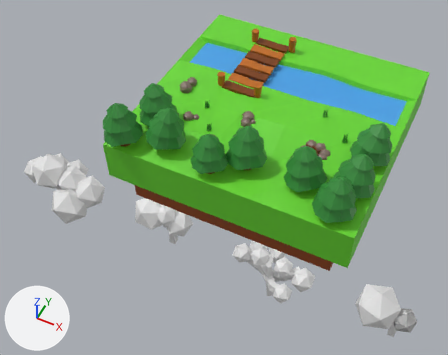
The Blender file model 3D/arbres.blend: old version first, new version second.
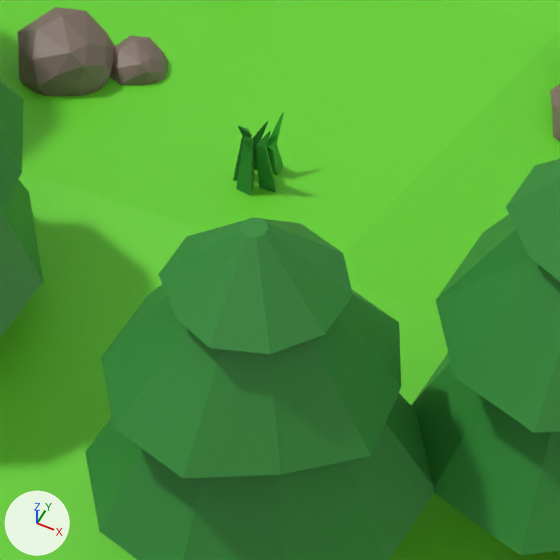
The first picture shows the older version from a camera (50 mm lens) standing at (-1.16, -24.83, 41.19) and looking at (-11.77, -3.61, 14.66). The close-ups show the older and then the newer version on the part from 40% to 54% of the width and 31% to 48% of the height of that picture. Only the edits that show in the close-ups are written down. Every picture has the same lights, and +X, +Y and +Z are marked at lower left.

In view in the first close-up: 'Cylinder.017', 'Cylinder.019', 'Cylinder.020', 'arbre', 'arbre.004', 'arbre.007', 'base 2', 'pierre.012', 'pierre.013' and 3 more.
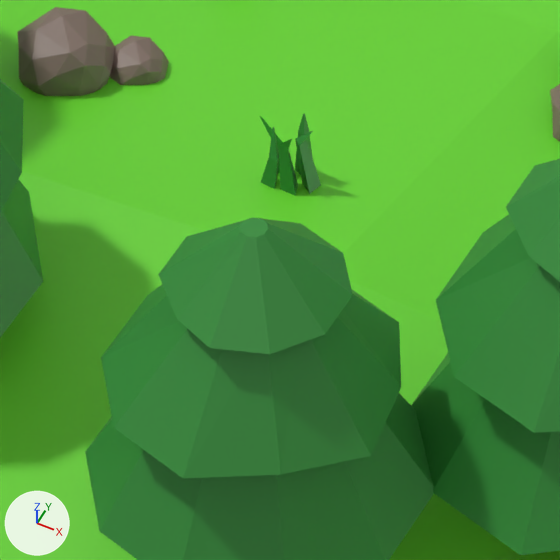
Location of each change, [x1, y1, x2, y2] in pixels of the close-ups (560 x 560 px):
'Cylinder.020', turned
    before: [236, 137, 254, 196]
    after: [295, 131, 321, 194]
'Cylinder.017', turned
    before: [256, 131, 276, 193]
    after: [295, 114, 313, 175]
'Cylinder.021', turned
    before: [233, 126, 251, 181]
    after: [279, 139, 298, 196]
'Cylinder.018', turned
    before: [253, 121, 268, 170]
    after: [261, 127, 279, 189]
'Cylinder.019', turned
    before: [267, 112, 284, 176]
    after: [260, 116, 283, 173]

What the commit changed:
Object 'Cylinder.019' (ob_cylinder_019) turns from (0, 0, -22) to (0, 0, 68) degrees about x, y and z.
